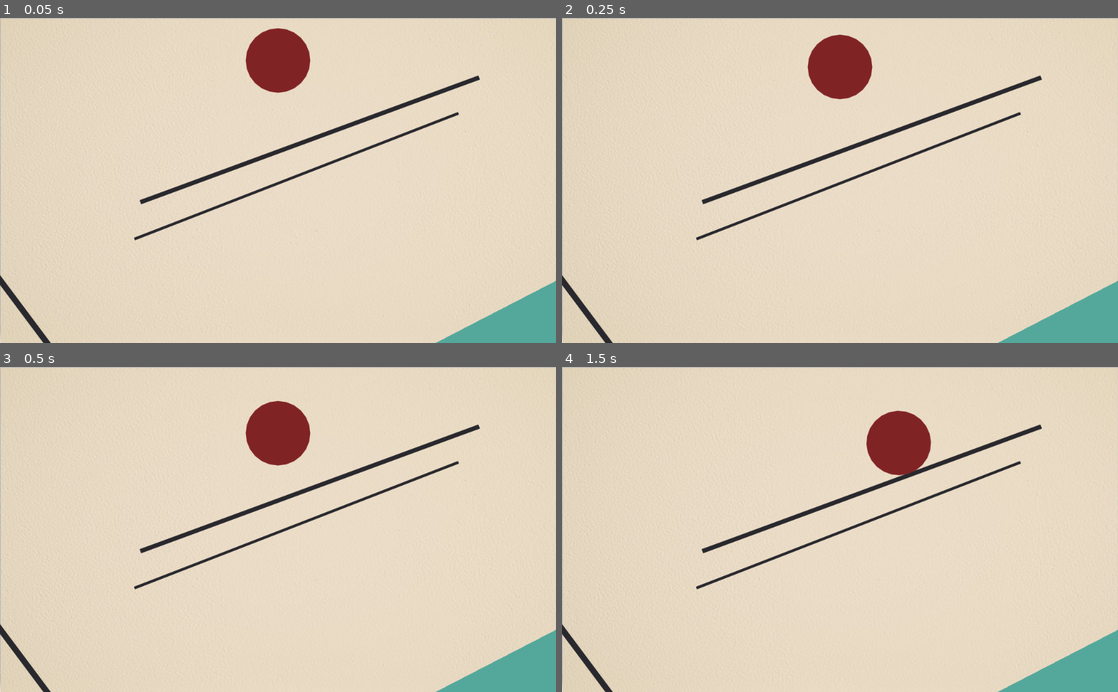
Above: before the commit, frames 1-4 (two rows, left to right).
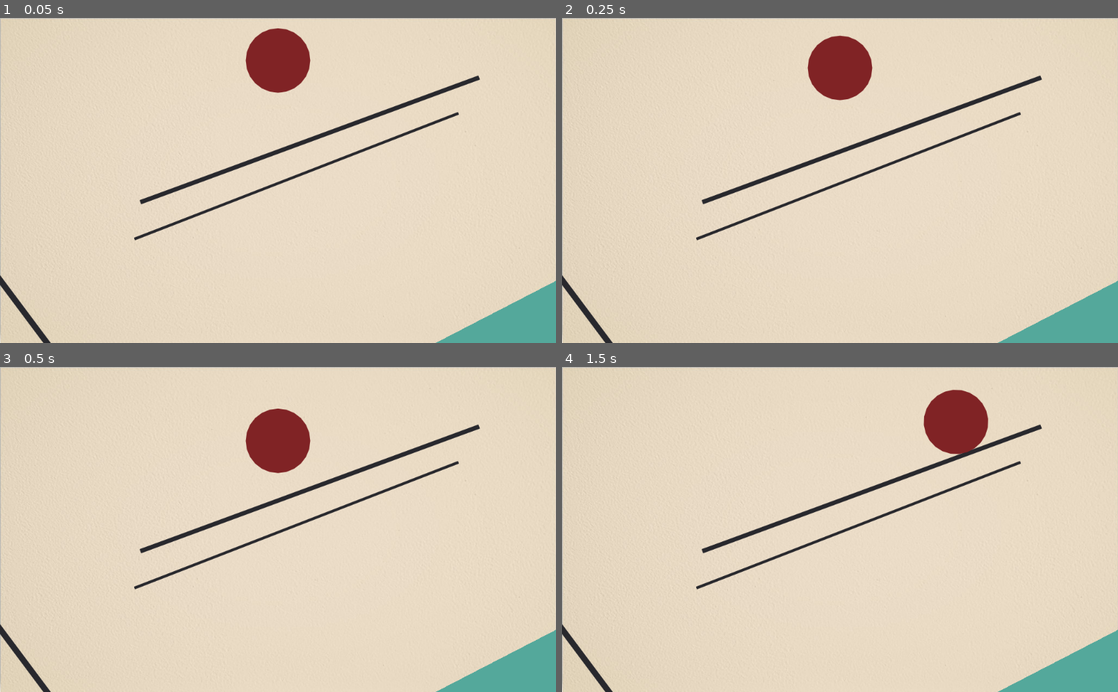
Above: after the commit, the same moments.

Repository: Binney/harvest
Game: Godot game, scene res://FinalLevel.tscn
Two runs of this game, one before a commit and one after it. Both use one fixed random seed, a clock stepped at 60 frames per second and the inputs below. This scene is started directly instead of the project's main scene.
Inputs (mouse positions are in pixels of both pictures, inside the frame that each line leads up to):
- Up to frame 1 (0.05 s): no input
- Up to frame 2 (0.25 s): no input
- Up to frame 3 (0.5 s): no input
- Up to frame 4 (1.5 s): tap Enter (ui_accept) at 0.5, 0.77 s; move the mouse to (840, 435) at 0.52 s; hold Right (ui_right) 0.53-1.28 s; click (840, 435) at 0.67 s; move the mouse to (728, 545) at 1.27 s; hold Down (ui_down) from 1.28 s (still down)

The runs differ from the first frame. In frame 2, 0.1% of the frame differs, in the area x 44-56%, y 5-26%; in frame 3, 0.6%; in frame 4, 3.6%, in the area x 54-77%, y 7-34%.

Commit message:
Overhaul control sensitivity/feel

Diff:
--- a/Circle.gd
+++ b/Circle.gd
@@ -6,6 +6,9 @@
 
 export var selected = false
 export var popped = false
+
+var h_count = 0
+var v_count = 0
 
 signal clicked
 
@@ -37,7 +40,7 @@
 func deselect_line():
 	$Line2D.width = 10
 
-var max_speed = 150
+var max_speed = 6000
 
 const circle_precision = 24
 
@@ -73,24 +76,38 @@
 	var vh = 0
 	var vv = 0
 
-	if Input.is_action_pressed("ui_left") and linear_velocity.x > -max_speed:
-		vh = -1
+	# Go a bit slower on the first frame, so that lets the player nudge
+	# just a little amount if they want
+	if Input.is_action_just_pressed("ui_left"):
+		vh = -0.3
+		h_count = 0
+	elif Input.is_action_just_pressed("ui_right"):
+		vh = 0.3
+		h_count = 0
+	elif Input.is_action_pressed("ui_left") and linear_velocity.x > -max_speed:
+		vh = -0.3 * min(h_count, 5)
+		h_count += 1
 	elif Input.is_action_pressed("ui_right") and linear_velocity.x < max_speed:
-		vh = 1
+		vh = 0.3 * min(h_count, 5)
+		h_count += 1
 
-	if Input.is_action_pressed("ui_up") and linear_velocity.y > -max_speed:
-		vv = -1
+	if Input.is_action_just_pressed("ui_up"):
+		vv = -0.3
+		v_count = 0
+	elif Input.is_action_just_pressed("ui_down"):
+		vv = 0.3
+		v_count = 0
+	elif Input.is_action_pressed("ui_up") and linear_velocity.y > -max_speed:
+		vv = -0.3 * min(v_count, 5)
+		v_count += 1
 	elif Input.is_action_pressed("ui_down") and linear_velocity.y < max_speed:
-		vv = 1
+		vv = 0.3 * min(v_count, 5)
+		v_count += 1
 
 	if vv == 0 and vh == 0:
-		linear_damp = 2
 		return
 
-	# this is wrong, it makes the whole thing wobble because it oscillates between maxspeed and a bit below
-	# TODO fix
-	#linear_damp = -1
-	apply_central_impulse(Vector2(vh, vv) * 100)
+	apply_central_impulse(Vector2(vh, vv).limit_length(1.5) * delta * 5000)
 
 func pop():
 	print('Pop!')
--- a/Circle.tscn
+++ b/Circle.tscn
@@ -34,7 +34,7 @@
 
 [node name="Circle" type="RigidBody2D"]
 gravity_scale = 0.0
-linear_damp = 2.0
+linear_damp = 5.0
 angular_damp = 0.5
 script = ExtResource( 1 )
 
